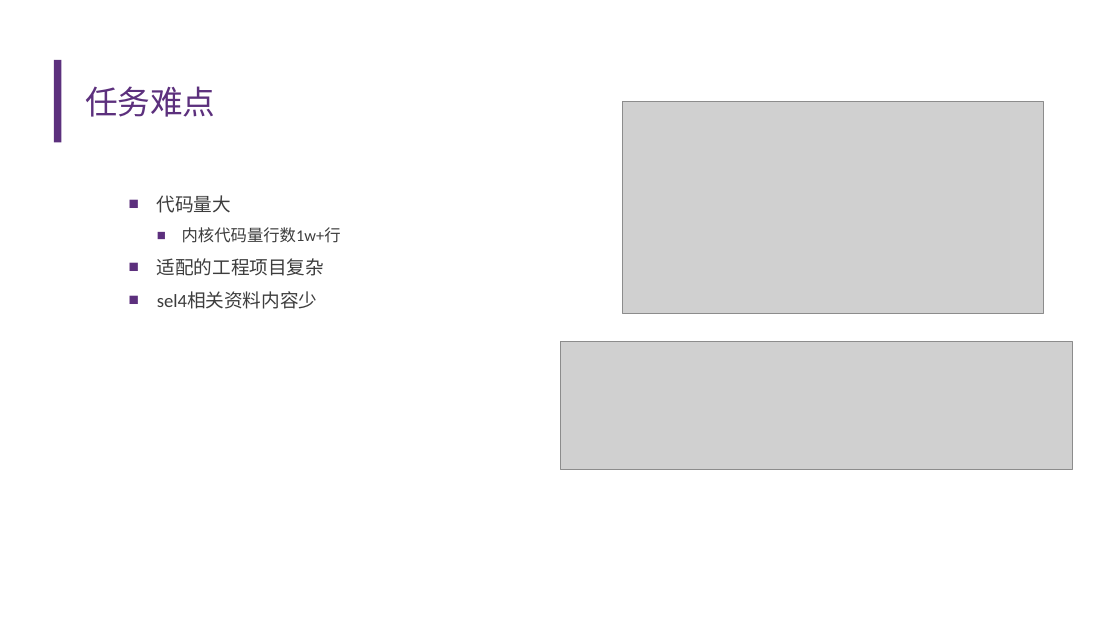
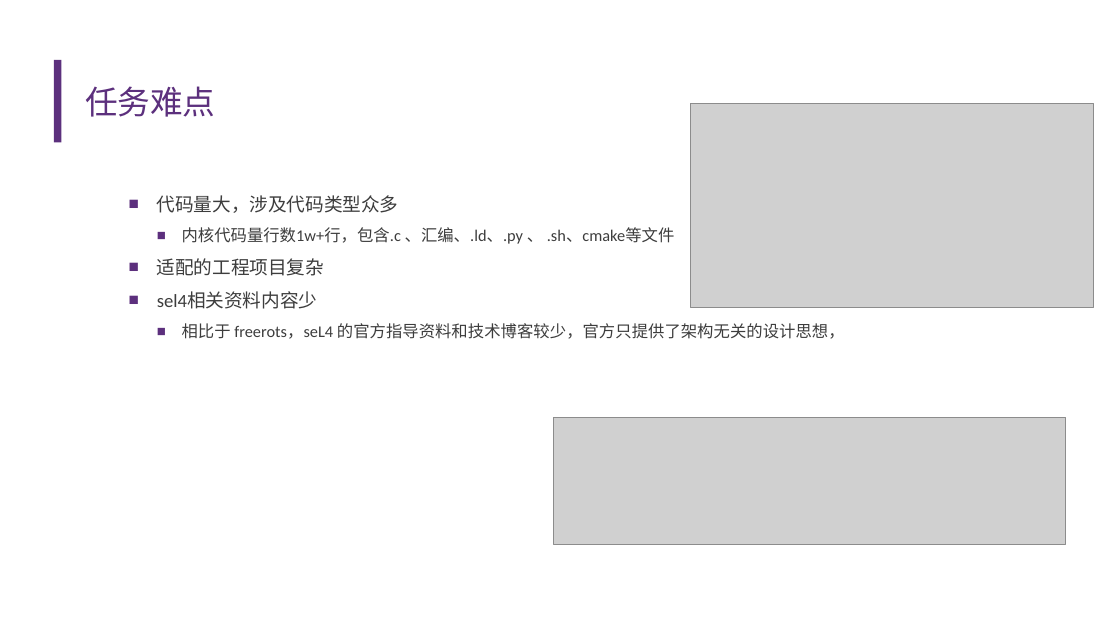
Before and after one commit to llh730/seL4-rust-implement, a slide deck: slide 10 of record/开题报告——李龙昊.pptx. Drawn at 1120x630 pixels with LibreOffice and Linux fonts; fonts in the diff are those of the drawing; grey boxes stand for pictures; background and template pictures are left out. Boxes give left, top, right and bottom in pixels: in the first picture for what was removed or moved away, otherwise in the second. Text is boxed around its words. In the diff, an @@ line names an element or a change of style, - is before the commit and + after.

```diff
--- a/record/开题报告——李龙昊.pptx
+++ b/record/开题报告——李龙昊.pptx
@@ picture: place and size @@
-picture at [623, 101, 1044, 313]
+picture at [691, 103, 1094, 307]
@@ text at [157, 195, 674, 244]: text changed @@
-  ■ 代码量大
-    ■ 内核代码量行数1w+行
+  ■ 代码量大，涉及代码类型众多
+    ■ 内核代码量行数1w+行，包含.c 、汇编、.ld、.py 、 .sh、cmake等文件
@@ text at [182, 323, 845, 339]: paragraph added @@
+    ■ 相比于 freerots，seL4 的官方指导资料和技术博客较少，官方只提供了架构无关的设计思想，
@@ picture: place and size @@
-picture at [560, 342, 1073, 469]
+picture at [554, 418, 1066, 544]
```
Also in this commit, not shown: 7 other slides changed, 1 other file.
